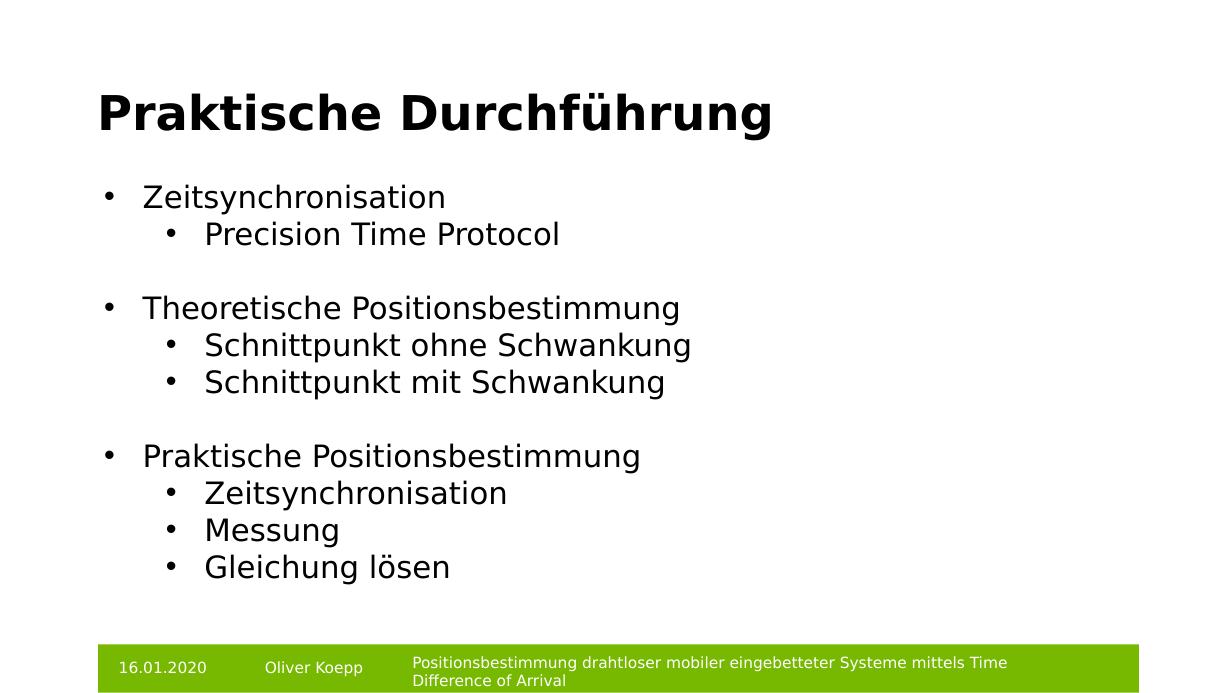
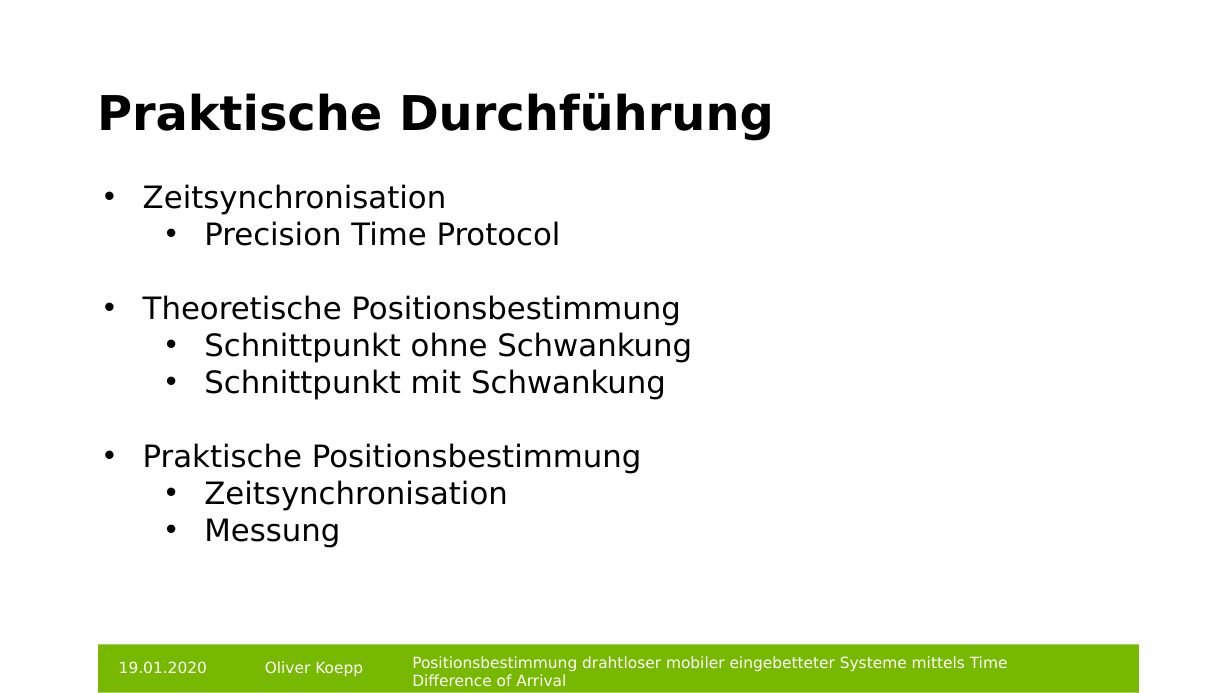
Before and after one commit to git-oliver/Bachelor-thesis, a slide deck: slide 17 of bachelorarbeit_vortrag.pptx (slide 19 before the commit). Drawn at 1232x693 pixels with LibreOffice and Linux fonts; fonts in the diff are those of the drawing; background and template pictures are left out. Boxes give left, top, right and bottom in pixels: in the first picture for what was removed or moved away, otherwise in the second. Text is boxed around its words. In the diff, an @@ line names an element or a change of style, - is before the commit and + after.

```diff
--- a/bachelorarbeit_vortrag.pptx
+++ b/bachelorarbeit_vortrag.pptx
@@ text at (x1=204, y1=554, x2=451, y2=584): paragraph removed @@
-  • Gleichung lösen
@@ text at (x1=119, y1=661, x2=207, y2=674): text changed @@
-16.01.2020
+19.01.2020
```
Also in this commit, not shown: 15 other slides changed, 2 slides removed, 1 other file.
